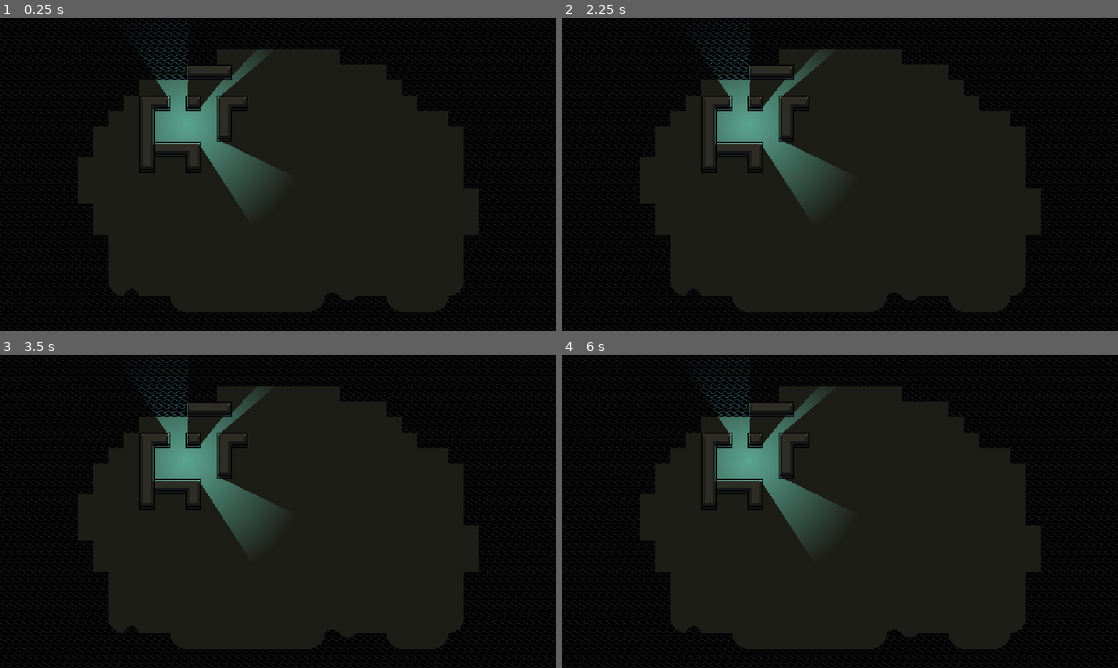
Above: before the commit, frames 1-4 (two rows, left to right).
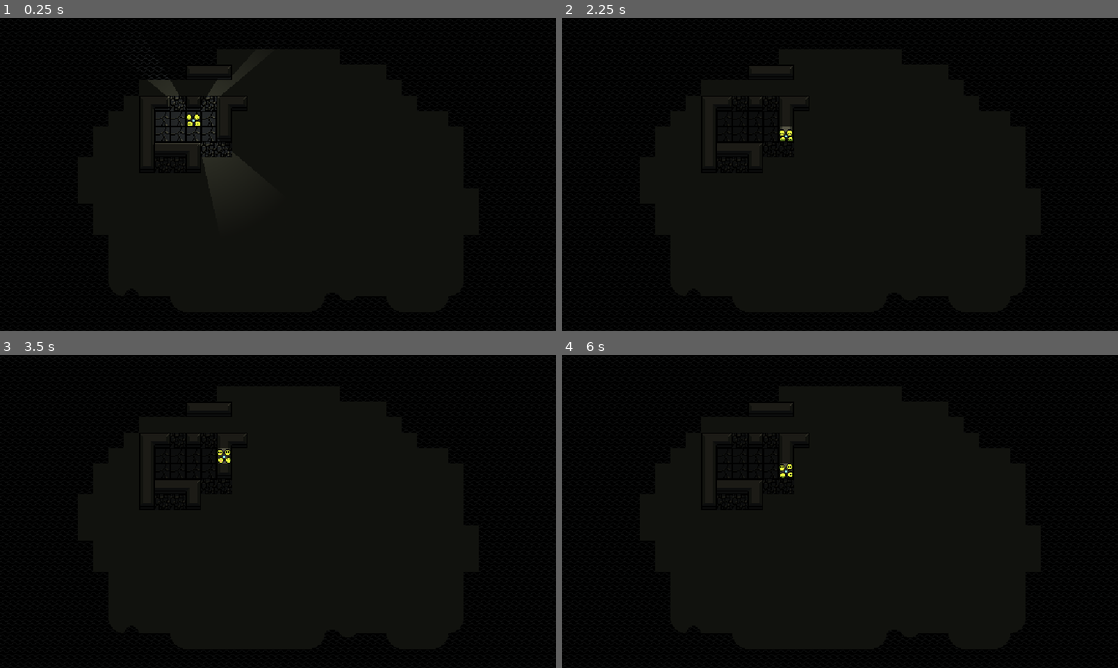
Above: after the commit, the same moments.

Repository: nuzcraft/stunning-barnacle
Game: Godot game, scene res://scenes/world.tscn
Same seed, same stepped clock (60 frames per second), same inputs: the game is played once before the commit and once after it.
Inputs:
- Up to frame 1 (0.25 s): no input
- Up to frame 2 (2.25 s): tap Enter at 0.5 s; hold Right (right, bound only after the commit) 0.53-1.28 s; hold Down (down, bound only after the commit) 1.28-2.03 s; hold Right (right, bound only after the commit) from 2.03 s (still down)
- Up to frame 3 (3.5 s): release Right (right, bound only after the commit) at 2.78 s; hold Up (up, bound only after the commit) from 2.78 s (still down)
- Up to frame 4 (6 s): tap Space at 3.5 s; release Up (up, bound only after the commit) at 3.53 s; hold Left (left, bound only after the commit) 3.53-5.03 s; hold Down (down, bound only after the commit) 5.03-5.78 s; hold Right (right, bound only after the commit) from 5.78 s (still down)

The runs differ from the first frame. In frame 1, 4.2% of the frame differs, in the area x 23-52%, y 0-63%; in frame 2, 4.5%; in frame 3, 4.5%, in the area x 23-52%, y 0-64%; in frame 4, 4.5%.

Commit message:
added actor and hero and basic movement

Diff:
--- a/project.godot
+++ b/project.godot
@@ -24,6 +24,29 @@
 window/stretch/mode="viewport"
 window/stretch/scale_mode="integer"
 
+[input]
+
+up={
+"deadzone": 0.5,
+"events": [Object(InputEventKey,"resource_local_to_scene":false,"resource_name":"","device":-1,"window_id":0,"alt_pressed":false,"shift_pressed":false,"ctrl_pressed":false,"meta_pressed":false,"pressed":false,"keycode":0,"physical_keycode":4194320,"key_label":0,"unicode":0,"echo":false,"script":null)
+]
+}
+down={
+"deadzone": 0.5,
+"events": [Object(InputEventKey,"resource_local_to_scene":false,"resource_name":"","device":-1,"window_id":0,"alt_pressed":false,"shift_pressed":false,"ctrl_pressed":false,"meta_pressed":false,"pressed":false,"keycode":0,"physical_keycode":4194322,"key_label":0,"unicode":0,"echo":false,"script":null)
+]
+}
+left={
+"deadzone": 0.5,
+"events": [Object(InputEventKey,"resource_local_to_scene":false,"resource_name":"","device":-1,"window_id":0,"alt_pressed":false,"shift_pressed":false,"ctrl_pressed":false,"meta_pressed":false,"pressed":false,"keycode":0,"physical_keycode":4194319,"key_label":0,"unicode":0,"echo":false,"script":null)
+]
+}
+right={
+"deadzone": 0.5,
+"events": [Object(InputEventKey,"resource_local_to_scene":false,"resource_name":"","device":-1,"window_id":0,"alt_pressed":false,"shift_pressed":false,"ctrl_pressed":false,"meta_pressed":false,"pressed":false,"keycode":0,"physical_keycode":4194321,"key_label":0,"unicode":0,"echo":false,"script":null)
+]
+}
+
 [rendering]
 
 textures/canvas_textures/default_texture_filter=0
--- /dev/null
+++ b/scenes/actor/actor.gd
@@ -0,0 +1,20 @@
+extends Node2D
+class_name Actor
+
+@onready var animated_sprite_2d: AnimatedSprite2D = $AnimatedSprite2D
+
+var tilesize = 16
+
+
+# Called when the node enters the scene tree for the first time.
+func _ready() -> void:
+	pass # Replace with function body.
+
+
+# Called every frame. 'delta' is the elapsed time since the previous frame.
+func _process(delta: float) -> void:
+	animated_sprite_2d.position = animated_sprite_2d.position.move_toward(Vector2.ZERO, 100.0*delta)
+
+func move(vector: Vector2) -> void:
+	position += vector * tilesize
+	animated_sprite_2d.position -= vector * tilesize
--- /dev/null
+++ b/scenes/actor/actor.tscn
@@ -0,0 +1,81 @@
+[gd_scene load_steps=13 format=3 uid="uid://erglwxl3erat"]
+
+[ext_resource type="Script" path="res://scenes/actor/actor.gd" id="1_7x5nb"]
+[ext_resource type="Texture2D" uid="uid://cberwt5g1yhv0" path="res://assets/sprites/tiles.png" id="1_bo2kj"]
+[ext_resource type="Texture2D" uid="uid://dvwuhqnsfxwp6" path="res://assets/sprites/2d_lights_and_shadows_neutral_point_light.webp" id="3_xland"]
+
+[sub_resource type="AtlasTexture" id="AtlasTexture_axegb"]
+atlas = ExtResource("1_bo2kj")
+region = Rect2(0, 48, 16, 16)
+
+[sub_resource type="AtlasTexture" id="AtlasTexture_xjl6i"]
+atlas = ExtResource("1_bo2kj")
+region = Rect2(16, 48, 16, 16)
+
+[sub_resource type="AtlasTexture" id="AtlasTexture_n7wpr"]
+atlas = ExtResource("1_bo2kj")
+region = Rect2(32, 48, 16, 16)
+
+[sub_resource type="AtlasTexture" id="AtlasTexture_vnub5"]
+atlas = ExtResource("1_bo2kj")
+region = Rect2(48, 48, 16, 16)
+
+[sub_resource type="AtlasTexture" id="AtlasTexture_io1dv"]
+atlas = ExtResource("1_bo2kj")
+region = Rect2(64, 48, 16, 16)
+
+[sub_resource type="AtlasTexture" id="AtlasTexture_2hlhp"]
+atlas = ExtResource("1_bo2kj")
+region = Rect2(80, 48, 16, 16)
+
+[sub_resource type="AtlasTexture" id="AtlasTexture_nv6yl"]
+atlas = ExtResource("1_bo2kj")
+region = Rect2(96, 48, 16, 16)
+
+[sub_resource type="AtlasTexture" id="AtlasTexture_rfhw4"]
+atlas = ExtResource("1_bo2kj")
+region = Rect2(112, 48, 16, 16)
+
+[sub_resource type="SpriteFrames" id="SpriteFrames_a0nn2"]
+animations = [{
+"frames": [{
+"duration": 1.0,
+"texture": SubResource("AtlasTexture_axegb")
+}, {
+"duration": 1.0,
+"texture": SubResource("AtlasTexture_xjl6i")
+}, {
+"duration": 1.0,
+"texture": SubResource("AtlasTexture_n7wpr")
+}, {
+"duration": 1.0,
+"texture": SubResource("AtlasTexture_vnub5")
+}, {
+"duration": 1.0,
+"texture": SubResource("AtlasTexture_io1dv")
+}, {
+"duration": 1.0,
+"texture": SubResource("AtlasTexture_2hlhp")
+}, {
+"duration": 1.0,
+"texture": SubResource("AtlasTexture_nv6yl")
+}, {
+"duration": 1.0,
+"texture": SubResource("AtlasTexture_rfhw4")
+}],
+"loop": true,
+"name": &"default",
+"speed": 8.0
+}]
+
+[node name="Actor" type="Node2D"]
+script = ExtResource("1_7x5nb")
+
+[node name="AnimatedSprite2D" type="AnimatedSprite2D" parent="."]
+sprite_frames = SubResource("SpriteFrames_a0nn2")
+autoplay = "default"
+frame_progress = 0.516808
+
+[node name="PointLight2D" type="PointLight2D" parent="."]
+shadow_enabled = true
+texture = ExtResource("3_xland")
--- /dev/null
+++ b/scenes/actor/hero.gd
@@ -0,0 +1,21 @@
+extends Actor
+class_name Hero
+
+
+# Called when the node enters the scene tree for the first time.
+func _ready() -> void:
+	super._ready()
+
+
+
+# Called every frame. 'delta' is the elapsed time since the previous frame.
+func _process(delta: float) -> void:
+	super._process(delta)
+	if Input.is_action_just_pressed("up"):
+		move(Vector2(0, -1))
+	if Input.is_action_just_pressed("down"):
+		move(Vector2(0, 1))
+	if Input.is_action_just_pressed("left"):
+		move(Vector2(-1, 0))
+	if Input.is_action_just_pressed("right"):
+		move(Vector2(1, 0))
--- /dev/null
+++ b/scenes/actor/hero.tscn
@@ -0,0 +1,7 @@
+[gd_scene load_steps=3 format=3 uid="uid://x3ksamkvkl13"]
+
+[ext_resource type="PackedScene" uid="uid://erglwxl3erat" path="res://scenes/actor/actor.tscn" id="1_22bps"]
+[ext_resource type="Script" path="res://scenes/actor/hero.gd" id="2_wvq1n"]
+
+[node name="Hero" instance=ExtResource("1_22bps")]
+script = ExtResource("2_wvq1n")
--- a/scenes/world.tscn
+++ b/scenes/world.tscn
@@ -3,7 +3,7 @@
 [ext_resource type="Texture2D" uid="uid://cberwt5g1yhv0" path="res://assets/sprites/tiles.png" id="1_5sept"]
 [ext_resource type="Texture2D" uid="uid://dmo8gxk01lgd1" path="res://assets/sprites/shapes_bw.png" id="2_evni6"]
 [ext_resource type="Texture2D" uid="uid://d0hobivjgsatg" path="res://assets/sprites/shapes_trans.png" id="3_pvgen"]
-[ext_resource type="Texture2D" uid="uid://dvwuhqnsfxwp6" path="res://assets/sprites/2d_lights_and_shadows_neutral_point_light.webp" id="4_xug1h"]
+[ext_resource type="PackedScene" uid="uid://x3ksamkvkl13" path="res://scenes/actor/hero.tscn" id="5_g5gmo"]
 
 [sub_resource type="OccluderPolygon2D" id="OccluderPolygon2D_o7evw"]
 polygon = PackedVector2Array(-6, -6, 6, -6, 6, 6, -6, 6)
@@ -223,14 +223,10 @@
 layer_1/modulate = Color(0.152941, 0.156863, 0.12549, 1)
 layer_1/tile_data = PackedInt32Array(131088, 65538, 0, 131087, 65538, 0, 131086, 65538, 0, 196622, 65538, 0, 196621, 65 …(6467 unchanged characters)…
 layer_2/name = "foreground"
-layer_2/tile_data = PackedInt32Array(327689, 458752, 0, 3932 …(271 unchanged characters)…  0, 327690, 196608, 0, 327695, 196608, 0)
-
-[node name="PointLight2D" type="PointLight2D" parent="."]
-position = Vector2(193, 110)
-color = Color(0.4, 0.85098, 0.937255, 1)
-energy = 4.0
-shadow_enabled = true
-texture = ExtResource("4_xug1h")
+layer_2/tile_data = PackedInt32Array(327689, 458752, 0, 3932 …(271 unchanged characters)…  0, 327690, 196608, 0, 327695, 196608, 0, 327691, 589824, 0, 327693, 589824, 0, 524302, 589824, 0, 524301, 589824, 0, 589834, 589824, 0, 589835, 589824, 0, 393226, 589824, 1, 458762, 589824, 1, 458763, 589824, 1, 458764, 589824, 1, 458765, 589824, 1, 393229, 589824, 1, 393228, 589824, 1, 393227, 589824, 1)
+
+[node name="Hero" parent="." instance=ExtResource("5_g5gmo")]
+position = Vector2(200, 104)
 
 [node name="CanvasModulate" type="CanvasModulate" parent="."]
-color = Color(0.733333, 0.733333, 0.733333, 1)
+color = Color(0.45098, 0.45098, 0.45098, 1)
Binary file changed: assets/sprites/tiles.aseprite
Binary file changed: assets/sprites/tiles.png
